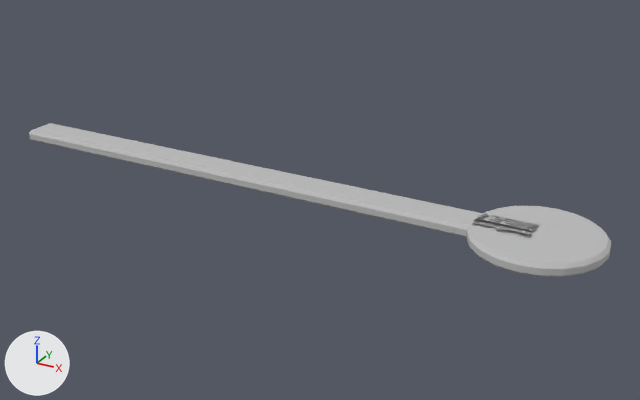
A saved change to the OBJ model Assetts/arm.obj.
Before and after are seen from a 50 mm lens placed at (9.44, -14.28, 6.96), pointed at (1.43, 0.29, -0.32). Every picture has the same lights, and +X, +Y and +Z are marked at lower left. Where no turn or scale is listed for an object, it has been applied to the vertices.

The scene before the commit, as lines of its bpy script (objects in view):
```python
me_arm = bpy.data.meshes.new('arm')
me_arm.from_pydata(...)  # 224 vertices, 228 faces; spans x -6.0..7.24, y -1.24..1.24, z -0.13..0.13
me_arm.materials.append(mat_initialshadinggroup)  # grey #bcbcbc
ob_arm = bpy.data.objects.new('arm', me_arm)
ob_arm.location = (0.0, 0.0, 0.0)
```
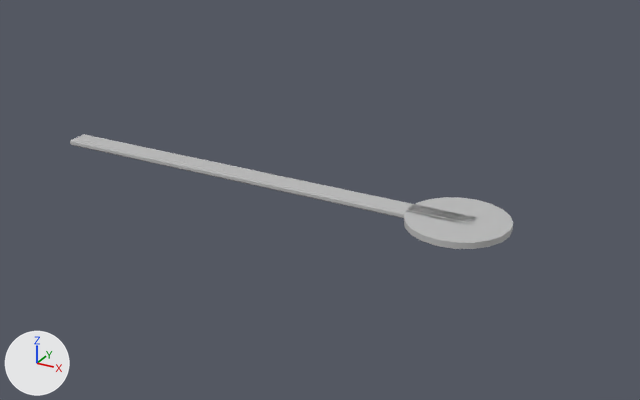
The edits, one by one:
me_arm has 224 vertices, 228 faces and spans x -6.0..7.24, y -1.24..1.24, z -0.13..0.13.
me_arm is used by ob_arm; location (0.0, 0.0, 0.0).
me_arm part 1: the loose piece of 24 vertices spanning x -6.0..6.0, y -0.38..0.38, z -0.13..0.13 is scaled about its middle by (0.806, 0.686, 0.5).
me_arm part 2: a new loose piece, a 20-sided cylinder along z spanning x 3.5..5.5, y -1.0..1.0, z -0.06..0.06, in mat_initialshadinggroup (grey #bcbcbc).
me_arm part 3: the loose piece of 200 vertices spanning x 4.76..7.24, y -1.24..1.24, z -0.13..0.13 is deleted.

What differs and where, as boxes (x1, y1, x2, y2) in the pictures (640 x 400 px; the box of a moved part takes in the faces that stretch with it):
'arm', reshaped (24% narrower, 25% shorter)
    before: (29, 123, 611, 277)
    after: (70, 134, 513, 249)
part 1 of me_arm, moved or reshaped
    before: (29, 123, 536, 238)
    after: (70, 134, 474, 225)
part 2 of me_arm, added
    after: (404, 197, 513, 249)
part 3 of me_arm, deleted
    before: (467, 206, 611, 277)
